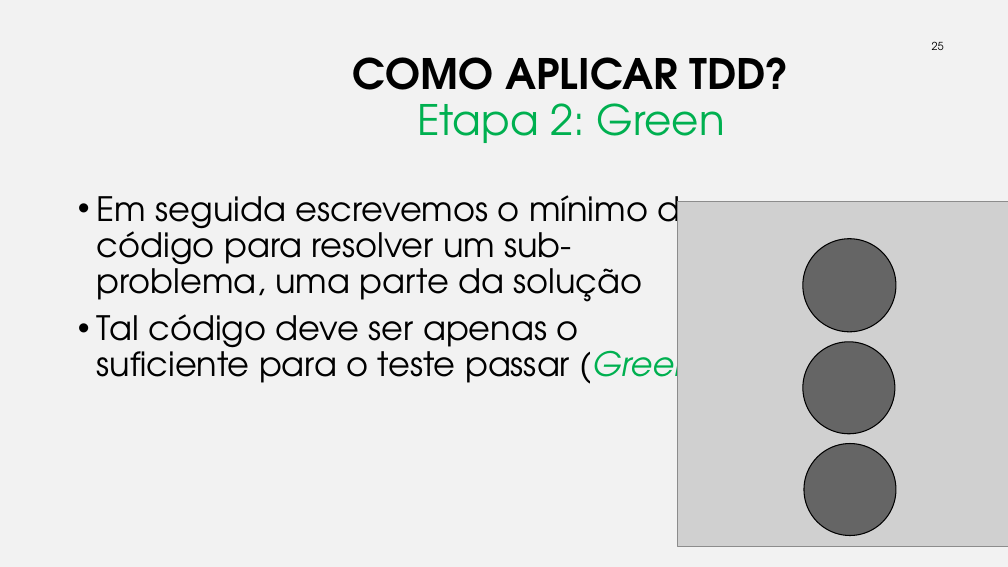
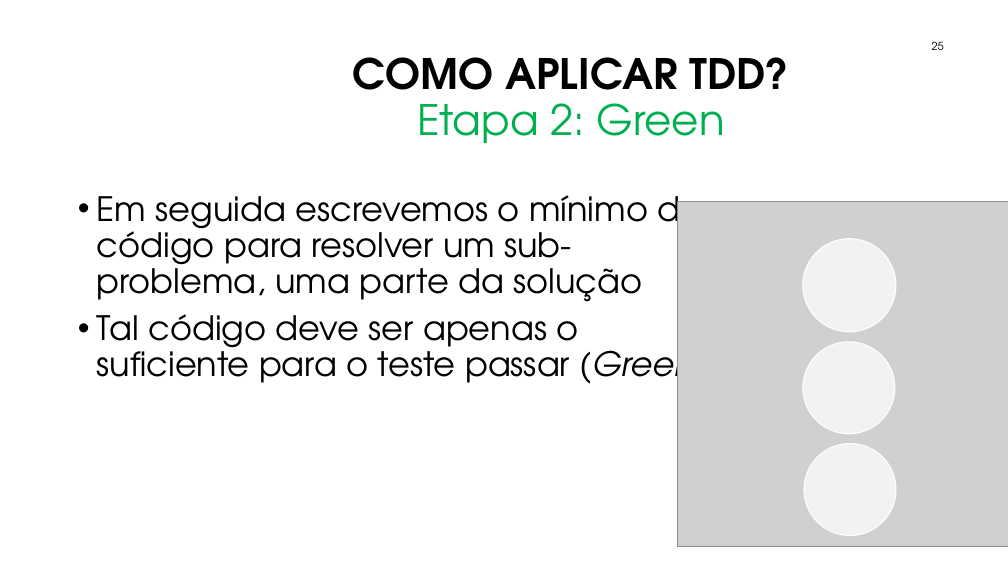
Before and after one commit to Claudio-Barbosa-da-Silva/testes-de-software, a slide deck: slide 25 of projects/01-introducao-tdd/tdd.pptx. Drawn at 1008x567 pixels with LibreOffice and Linux fonts; fonts in the diff are those of the drawing; grey boxes stand for pictures; background and template pictures are left out. Boxes give left, top, right and bottom in pixels: in the first picture for what was removed or moved away, otherwise in the second. Text is boxed around its words. In the diff, an @@ line names an element or a change of style, - is before the commit and + after.

```diff
--- a/projects/01-introducao-tdd/tdd.pptx
+++ b/projects/01-introducao-tdd/tdd.pptx
@@ background #F2F2F2 to #FFFFFF @@
@@ text at bbox=[97, 314, 707, 393]: text colour #00B050 to #000000 in "(Green)" @@
@@ fill #404040 at 74% opacity to #FFFFFF at 74% opacity; outline #000000 1 pt to #FFFFFF 1 pt in 3 elements at bbox=[803, 342, 895, 434], bbox=[803, 239, 896, 332], bbox=[804, 444, 896, 536] @@
```
Also in this commit, not shown: 26 other slides changed, 1 slide added, 1 other file.
